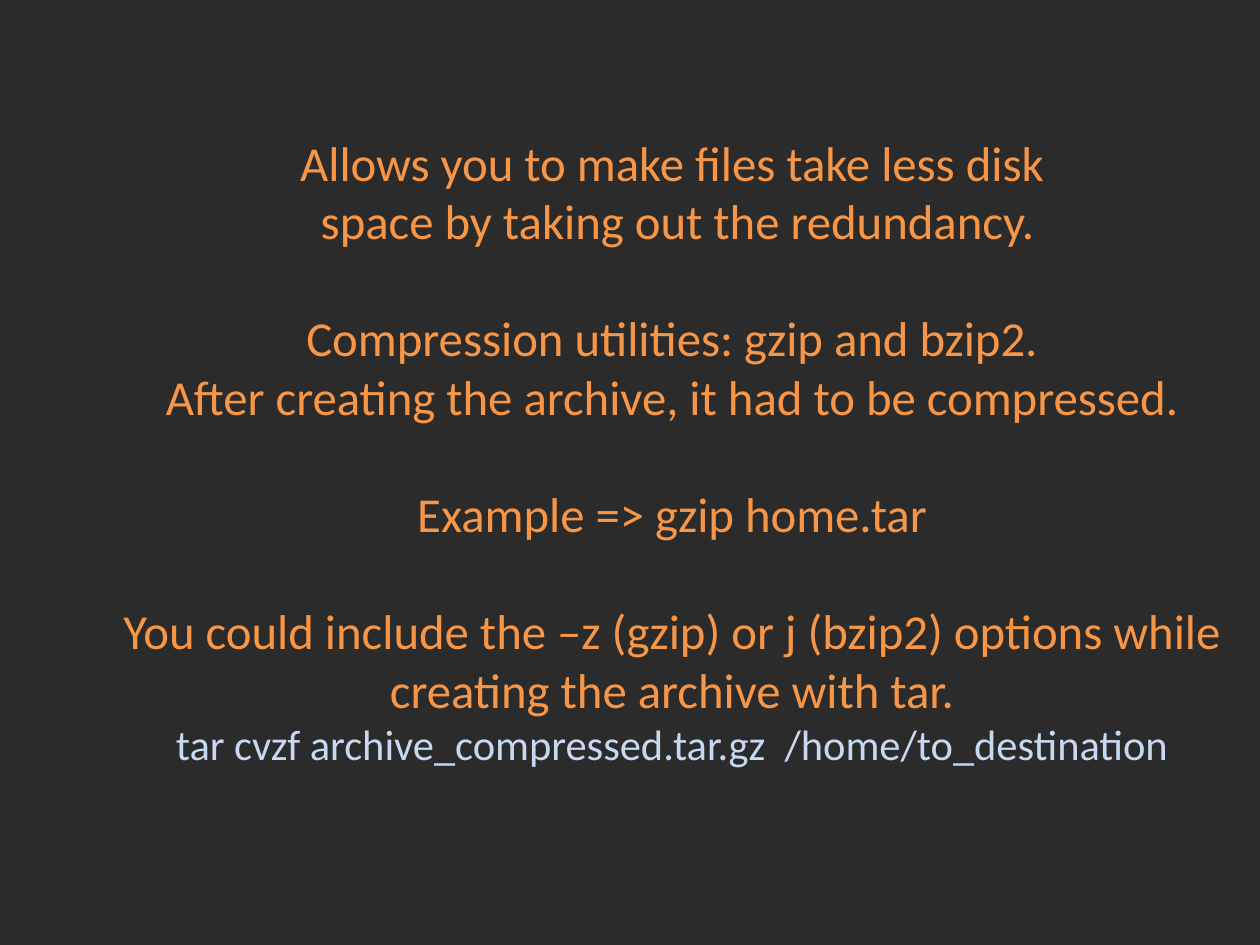
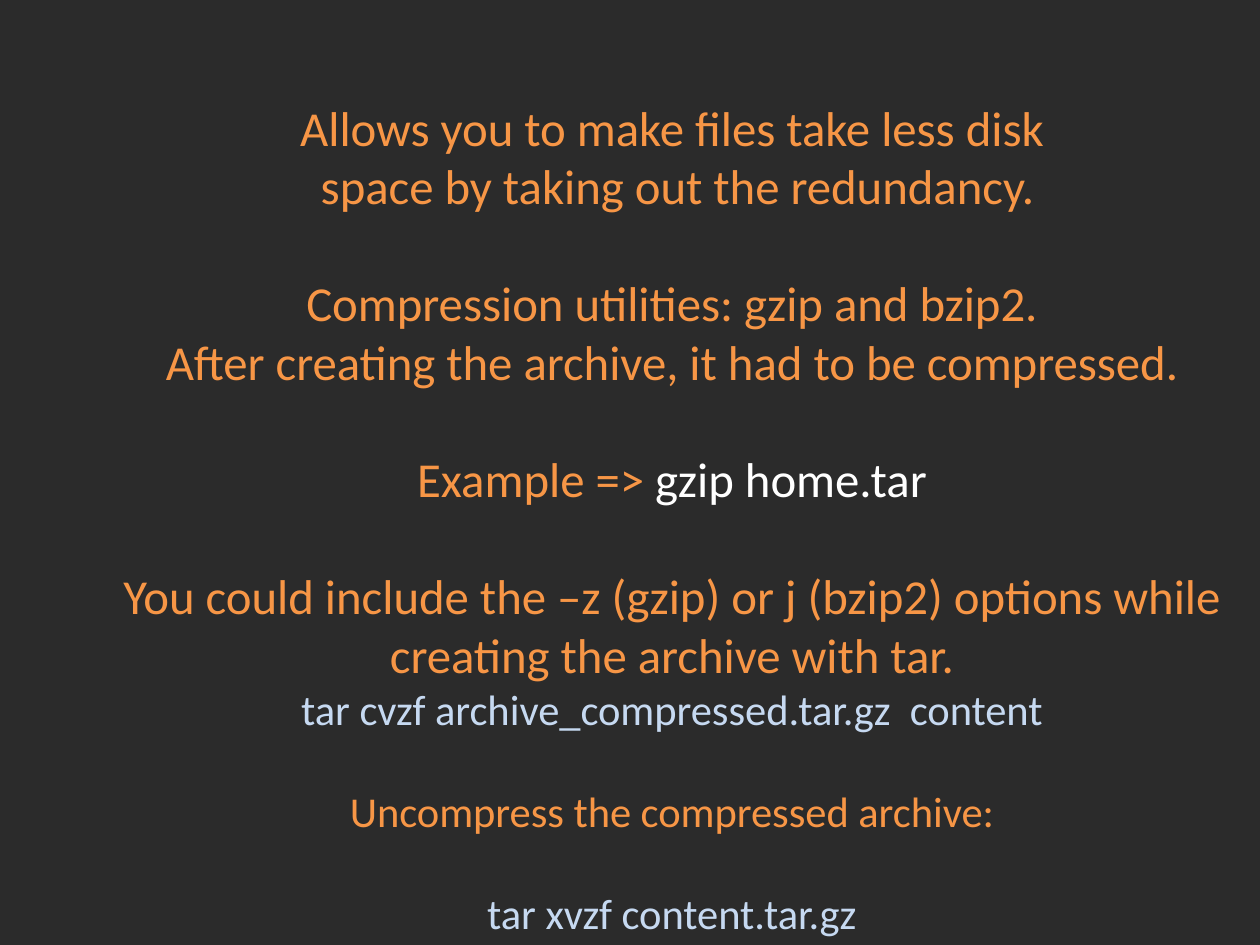
Before and after one commit to Academy-Soft-Intellect/Linux-Course, a slide deck: slide 14 of 03.FileSystem/03-FileSystem.pptx. Drawn at 1260x945 pixels with LibreOffice and Linux fonts; fonts in the diff are those of the drawing; background and template pictures are left out; a plain dark background stands for a picture behind light text. Boxes give left, top, right and bottom in pixels: in the first picture for what was removed or moved away, otherwise in the second. Text is boxed around its words. In the diff, an @@ line names an element or a change of style, - is before the commit and + after.

```diff
--- a/03.FileSystem/03-FileSystem.pptx
+++ b/03.FileSystem/03-FileSystem.pptx
@@ title at [123, 112, 1220, 937]: text changed @@
-Compression
-Allows you to make files take less disk
-space by taking out the redundancy.
-Compression utilities: gzip and bzip2.
-After creating the archive, it had to be compressed.
-Example => gzip home.tar
-You could include the –z (gzip) or j (bzip2) options while creating the archive with tar.
-tar cvzf archive_compressed.tar.gz /home/to_destination
+Compression
+Allows you to make files take less disk
+space by taking out the redundancy.
+Compression utilities: gzip and bzip2.
+After creating the archive, it had to be compressed.
+Example => gzip home.tar
+You could include the –z (gzip) or j (bzip2) options while creating the archive with tar.
+tar cvzf archive_compressed.tar.gz content
+Uncompress the compressed archive:
+tar xvzf content.tar.gz
```
Also in this commit, not shown: 3 other slides changed, 1 other file.
